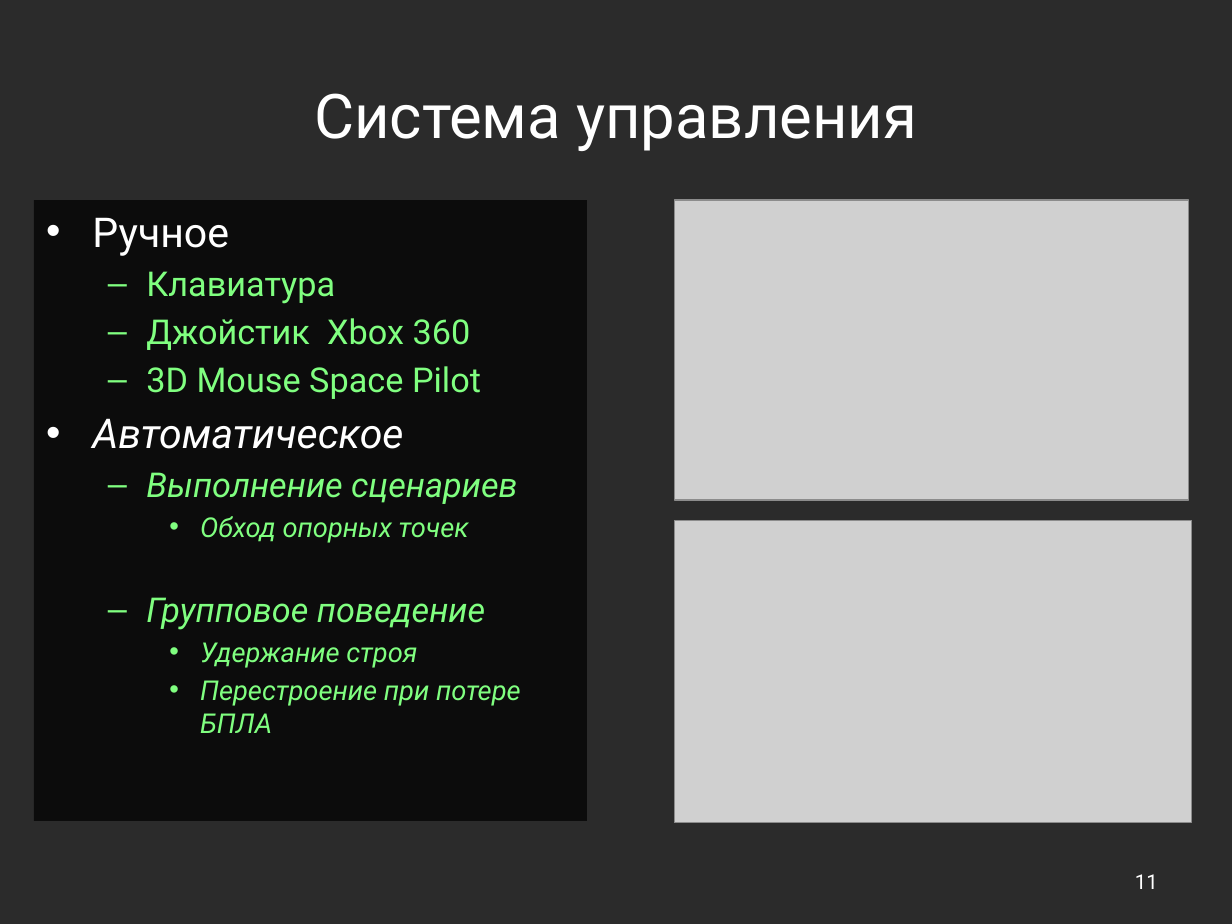
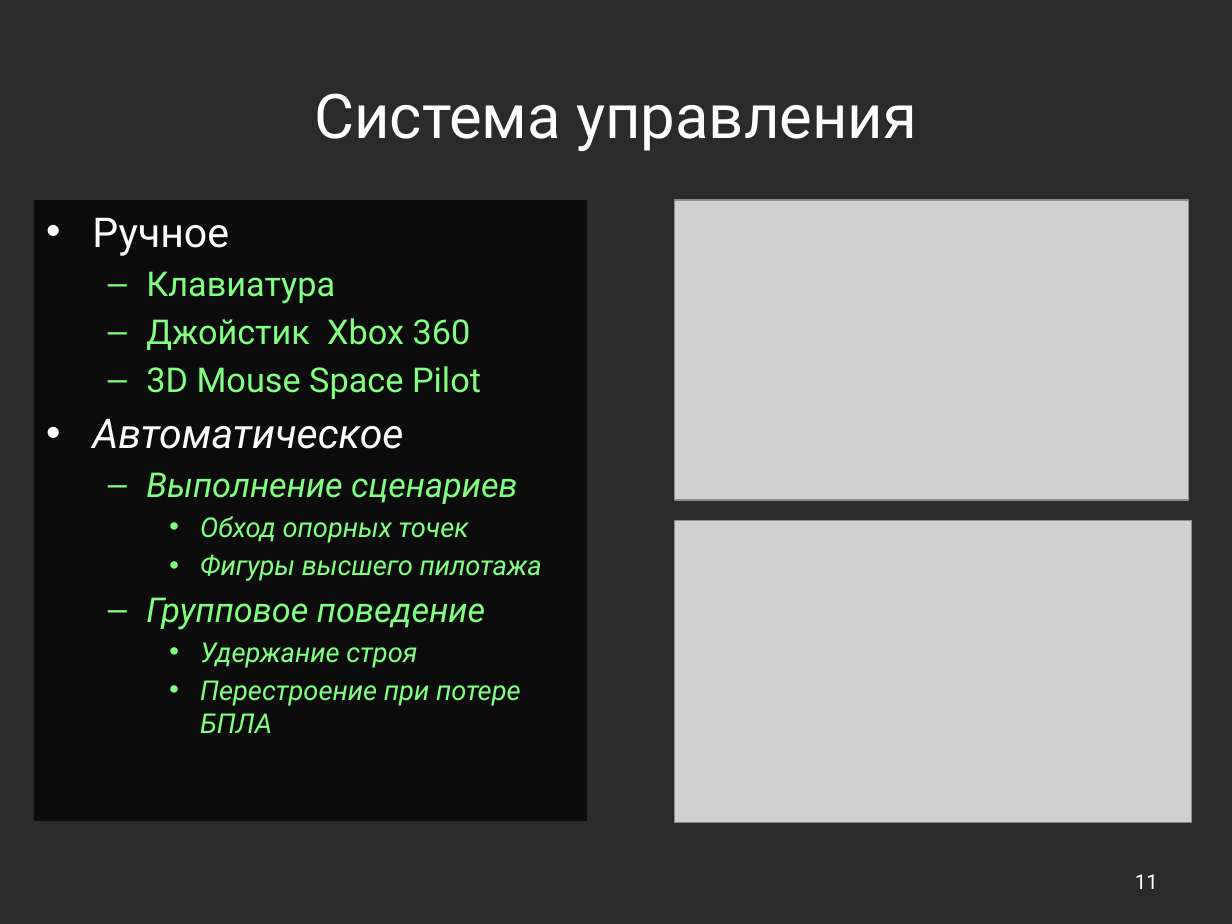
Before and after one commit to yaceq/quadro-xds, a slide deck: slide 11 of Docs/Medias2012.pptx. Drawn at 1232x924 pixels with LibreOffice and Linux fonts; fonts in the diff are those of the drawing; grey boxes stand for pictures; background and template pictures are left out; a plain dark background stands for a picture behind light text. Boxes give left, top, right and bottom in pixels: in the first picture for what was removed or moved away, otherwise in the second. Text is boxed around its words. In the diff, an @@ line names an element or a change of style, - is before the commit and + after.

```diff
--- a/Docs/Medias2012.pptx
+++ b/Docs/Medias2012.pptx
@@ text at (x1=200, y1=554, x2=542, y2=581): paragraph added @@
+    • Фигуры высшего пилотажа
```
Also in this commit, not shown: 4 other slides changed, 2 other files.
